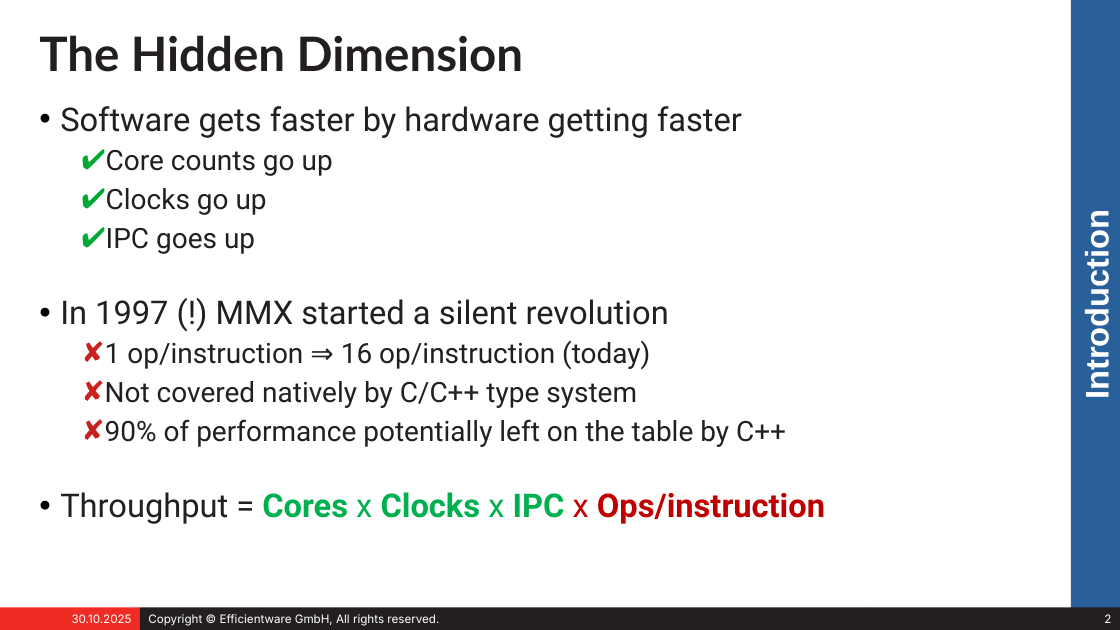
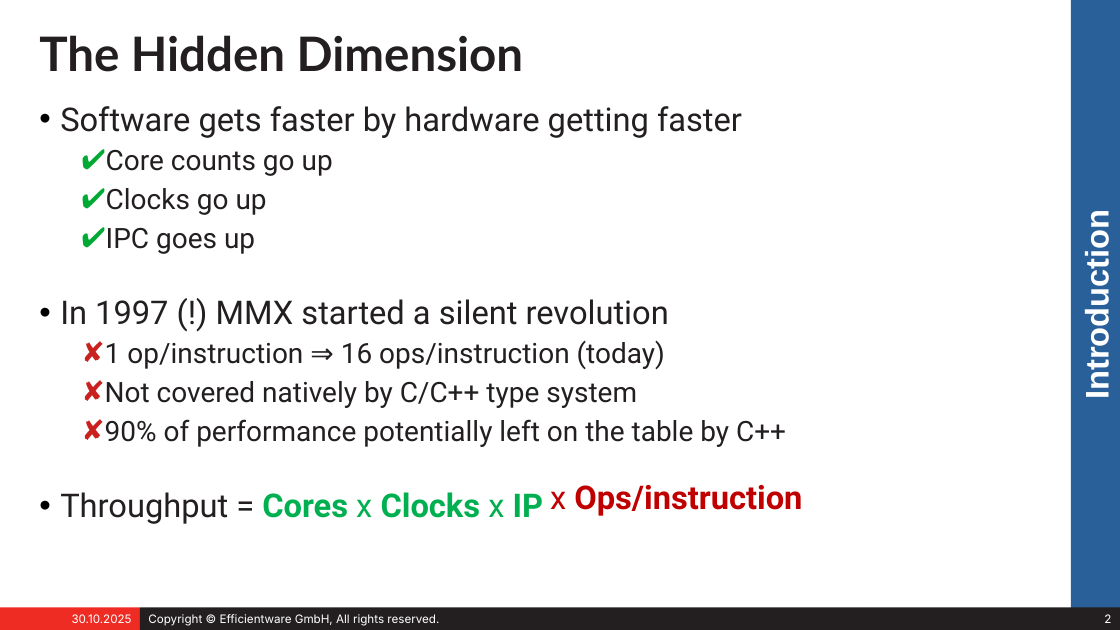
Before and after one commit to stefeff/auto-vectorization, a slide deck: slide 2 of presentation/speed_for_free.odp. Drawn at 1120x630 pixels with LibreOffice and Linux fonts; fonts in the diff are those of the drawing. Boxes give left, top, right and bottom in pixels: in the first picture for what was removed or moved away, otherwise in the second. Text is boxed around its words. In the diff, an @@ line names an element or a change of style, - is before the commit and + after.

```diff
--- a/presentation/speed_for_free.odp
+++ b/presentation/speed_for_free.odp
@@ text at [105,340,665,369]: text changed @@
-✘ 1 op/instruction ⇒ 16 op/instruction (today)
+✘ 1 op/instruction ⇒ 16 ops/instruction (today)
@@ text at [60,491,565,524]: text changed @@
-• Throughput = Cores x Clocks x IPC x Ops/instruction
+• Throughput = Cores x Clocks x IPC
@@ text added at [550,485,802,516], 28 pt, text #C00000, bold @@
+x Ops/instruction
```
Also in this commit, not shown: 3 other slides changed.
